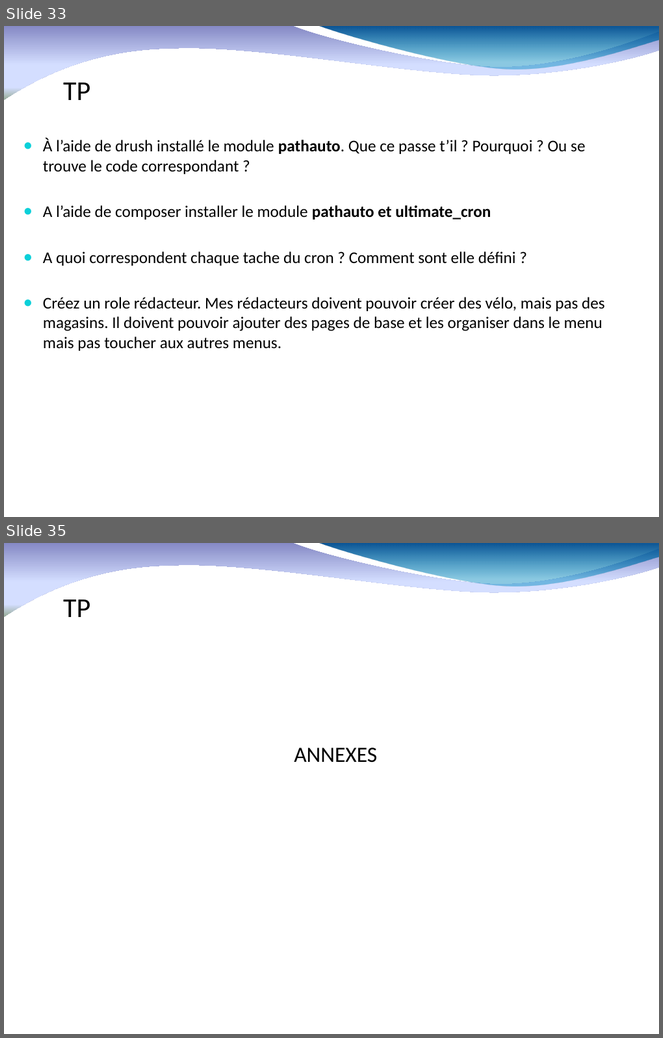
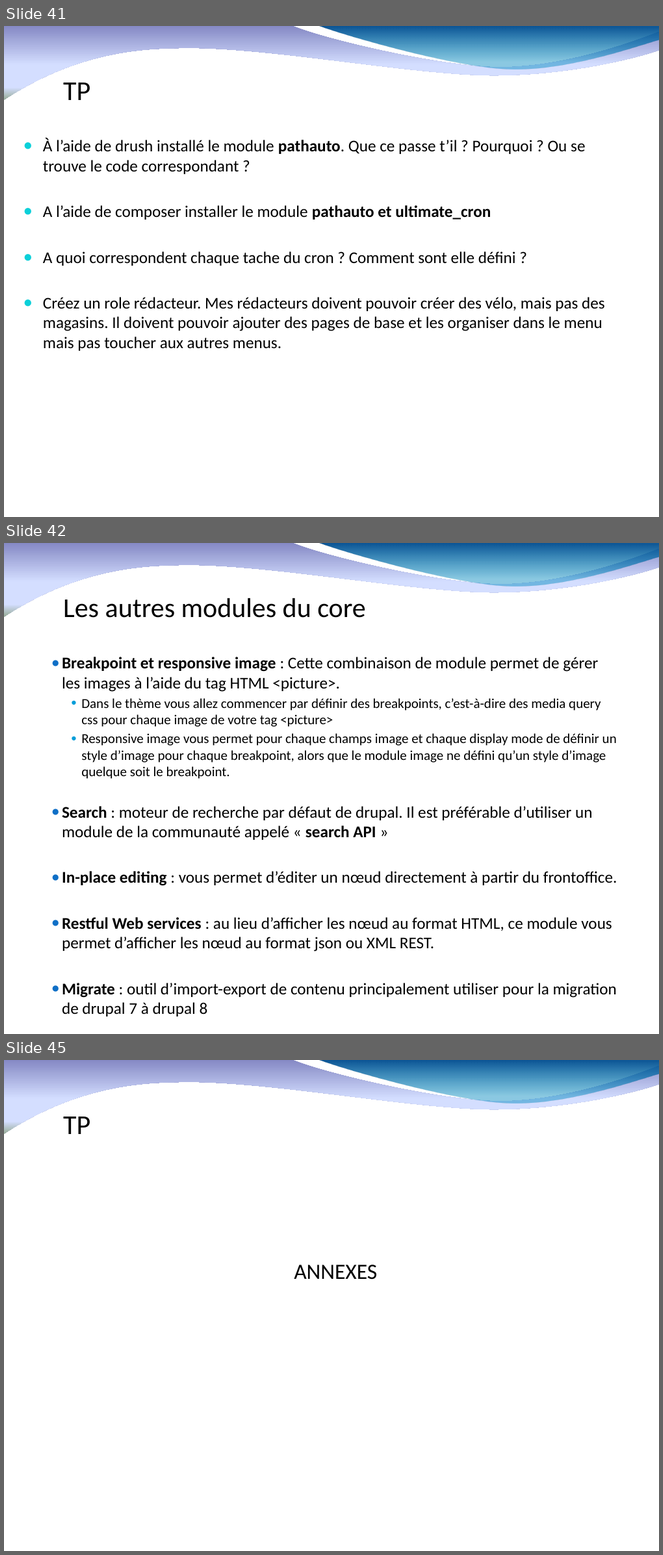
Before and after one commit to fauconv/cours_drupal8, a slide deck: drupal 8 nomades.pptx. Shown one above the other, each under a label of ours: slides 33 and 35 before the commit, slides 41, 42 and 45 after it; the slides between them are not shown. The pictures are 663x1038 and 663x1555 pixels, drawn with LibreOffice and Linux fonts; fonts in the diff are those of the drawing; background and template pictures are left out. Boxes give left, top, right and bottom in pixels: in the first picture for what was removed or moved away, otherwise in the second. Text is boxed around its words. In the diff, an @@ line names an element or a change of style, - is before the commit and + after.

```diff
--- a/drupal 8 nomades.pptx
+++ b/drupal 8 nomades.pptx
@@ slide 42 added at box(4, 543, 659, 1034), background #FFFFFF; not listed: 2 template elements that a slide beside it also shows @@
@@ title added at box(63, 598, 365, 618), 30 pt, text #000000 @@
+Les autres modules du core
@@ text added at box(62, 657, 618, 1017), 18 pt, text #000000 @@
+  ● Breakpoint et responsive image : Cette combinaison de module permet de gérer les images à l’aide du tag HTML <picture>.
+    ● Dans le thème vous allez commencer par définir des breakpoints, c’est-à-dire des media query css pour chaque image de votre tag <picture>
+    ● Responsive image vous permet pour chaque champs image et chaque display mode de définir un style d’image pour chaque breakpoint, alors que le module image ne défini qu’un style d’image quelque soit le breakpoint.
+  ● Search : moteur de recherche par défaut de drupal. Il est préférable d’utiliser un module de la communauté appelé « search API »
+  ● In-place editing : vous permet d’éditer un nœud directement à partir du frontoffice.
+  ● Restful Web services : au lieu d’afficher les nœud au format HTML, ce module vous permet d’afficher les nœud au format json ou XML REST.
+  ● Migrate : outil d’import-export de contenu principalement utiliser pour la migration de drupal 7 à drupal 8
@@ what was slide 33 is now slide 41 @@
@@ what was slide 35 is now slide 45 @@
```
Also in this commit, not shown: 19 slides changed, 10 other slides added, 1 slide removed.
